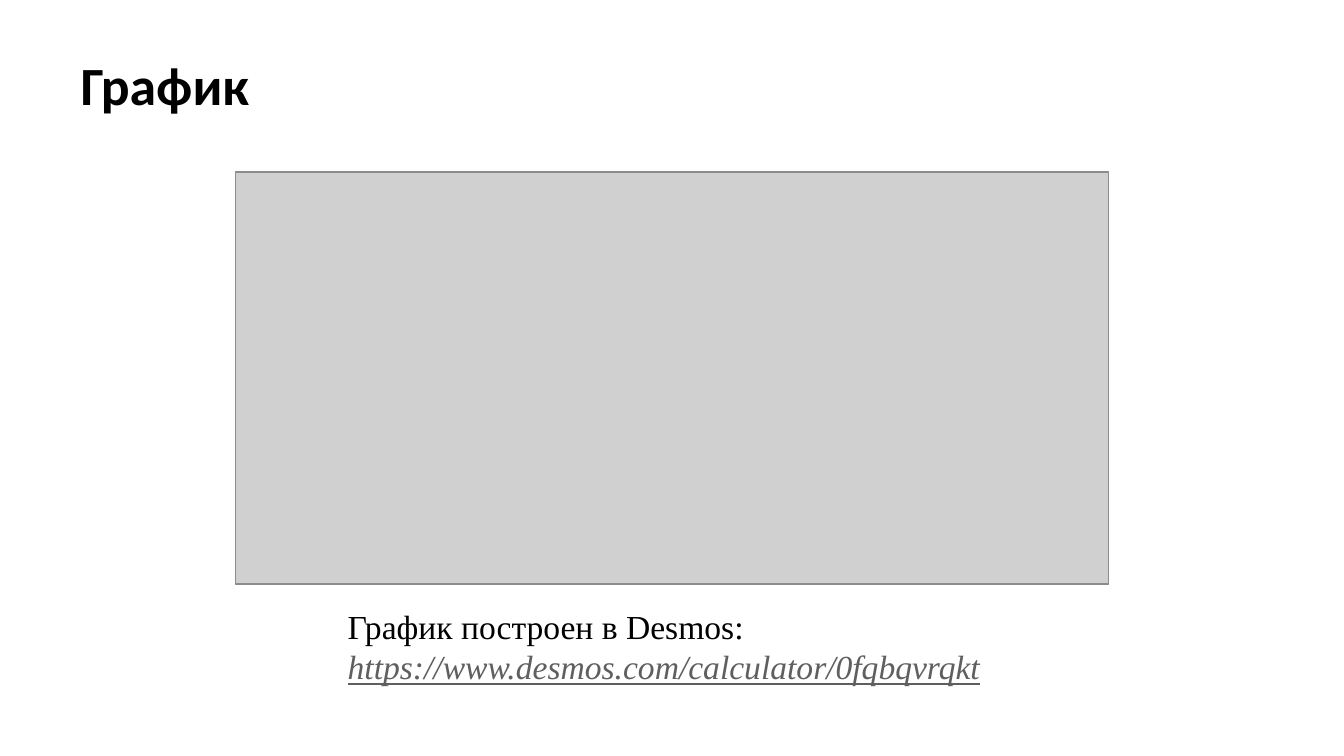
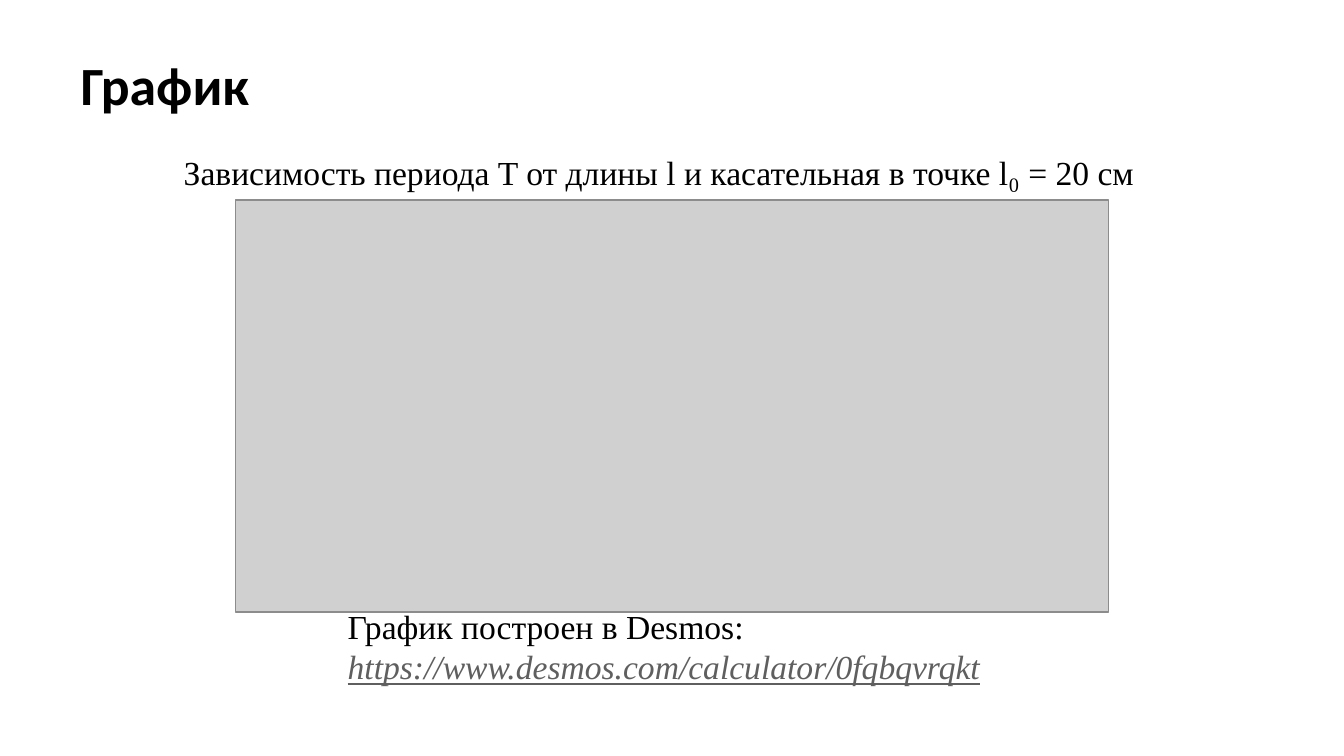
Before and after one commit to Miwm64/itmo_cse, a slide deck: slide 38 of math_analysis/матан_проект_в4.pptx (slide 39 before the commit). Drawn at 1344x756 pixels with LibreOffice and Linux fonts; fonts in the diff are those of the drawing; grey boxes stand for pictures; background and template pictures are left out. Boxes give left, top, right and bottom in pixels: in the first picture for what was removed or moved away, otherwise in the second. Text is boxed around its words. In the diff, an @@ line names an element or a change of style, - is before the commit and + after.

```diff
--- a/math_analysis/матан_проект_в4.pptx
+++ b/math_analysis/матан_проект_в4.pptx
@@ text added at [184,161,1134,192], 18 pt, text #000000 @@
+Зависимость периода T от длины l и касательная в точке l₀ = 20 см
@@ picture: place and size @@
-picture at [235,172,1109,585]
+picture at [235,200,1109,613]
```
Also in this commit, not shown: 1 other slide changed, 1 slide removed, 1 other file.
